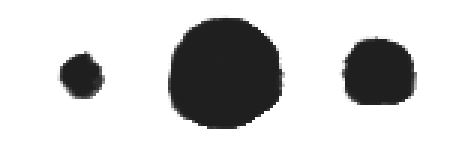
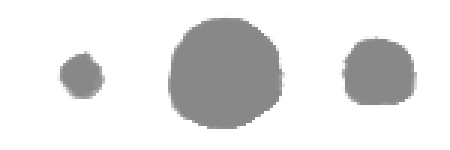
Layers edited between the first and the second 450 x 150 image:
pixels changed over [57, 15, 417, 129] (layer not identified)
